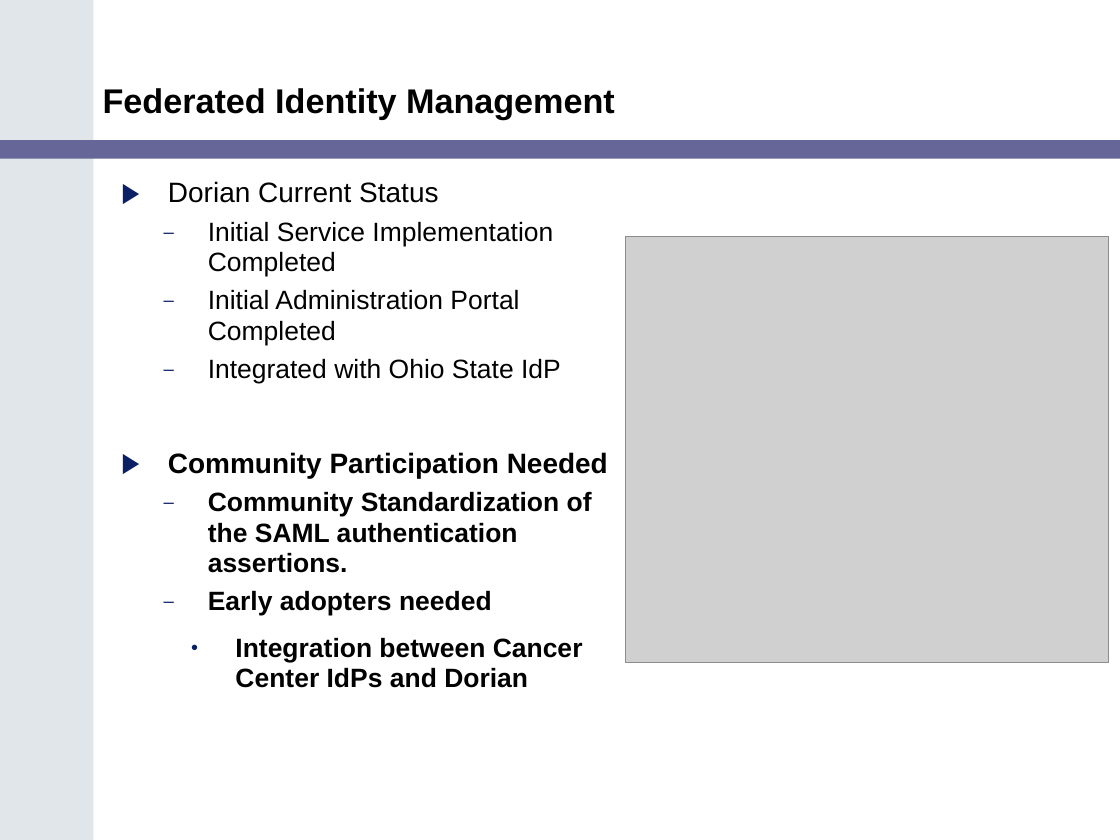
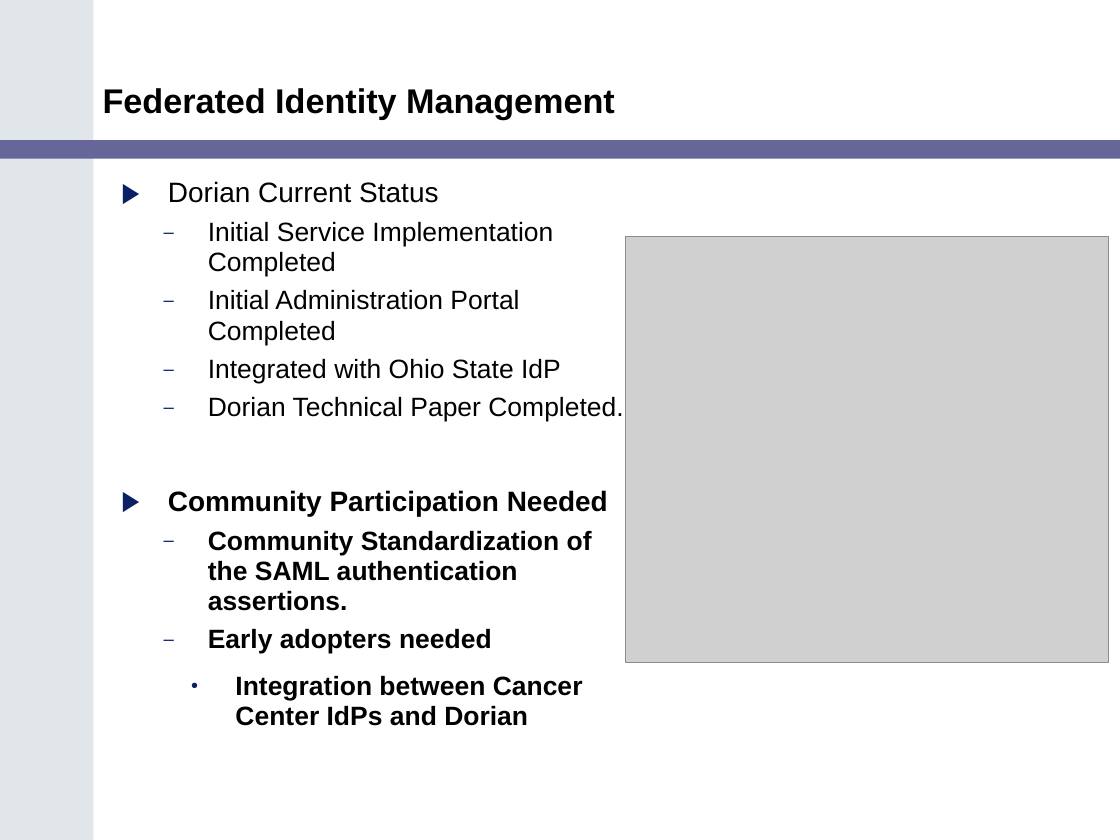
Before and after one commit to NCIP/cagrid-portal, a slide deck: slide 6 of cagrid-1-0/Documentation/presentations/200602_VCDE_ARCH/caGrid_Security_Arch_VCDE_Feb2.ppt. Drawn at 1120x840 pixels with LibreOffice and Linux fonts; fonts in the diff are those of the drawing; grey boxes stand for pictures; background and template pictures are left out. Boxes give left, top, right and bottom in pixels: in the first picture for what was removed or moved away, otherwise in the second. Text is boxed around its words. In the diff, an @@ line names an element or a change of style, - is before the commit and + after.

```diff
--- a/cagrid-1-0/Documentation/presentations/200602_VCDE_ARCH/caGrid_Security_Arch_VCDE_Feb2.ppt
+++ b/cagrid-1-0/Documentation/presentations/200602_VCDE_ARCH/caGrid_Security_Arch_VCDE_Feb2.ppt
@@ text at [208, 396, 623, 422]: paragraph added @@
+  – Dorian Technical Paper Completed.
```
Also in this commit, not shown: 1 other slide changed, 1 other file.
